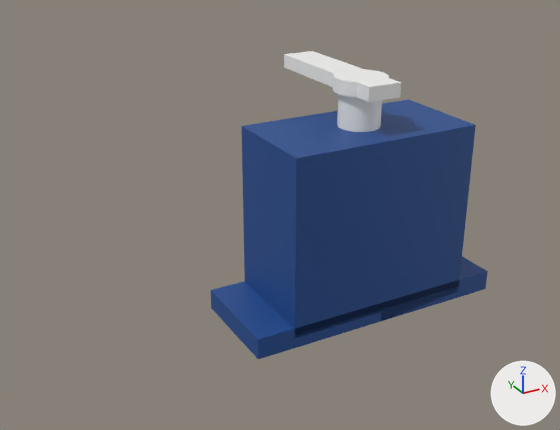
One commit to the glTF model parts/servo-sg90/servo-sg90.glb: the scene before it, then after it.
One viewpoint serves both versions: a 50 mm camera at (-0.0477, -0.0686, 0.0475) aimed at (-0.0076, 0.0044, 0.011). The axes (+X, +Y, +Z) are drawn at lower right. The lights are the same throughout. The picture after the commit comes second. Where no turn or scale is listed for an object, it has been applied to the vertices. Vertices at exactly the same position are counted once.
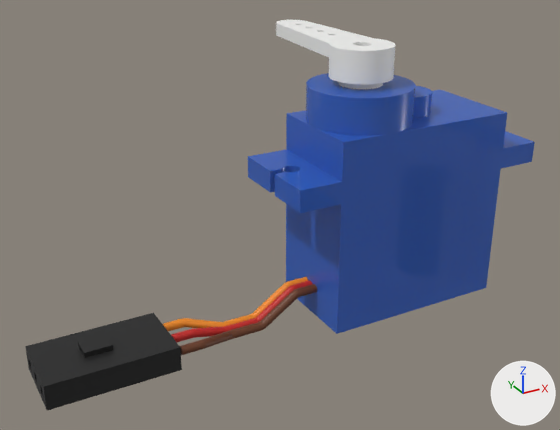
Boxes [x1, y1, x2, y2] around the edits, measured in the pictures (560 x 430 px):
'Mesh_0', recoloured, reshaped, moved
    before: [211, 99, 488, 359]
    after: [248, 73, 535, 334]
'Mesh_4', added (black)
    after: [25, 313, 182, 410]
'Mesh_3', added
    after: [276, 20, 395, 85]
'Mesh_2', recoloured, reshaped, moved
    before: [284, 51, 401, 102]
    after: [338, 82, 383, 89]
'Mesh_1', recoloured
    both: [337, 94, 382, 132]
'Mesh_5', added
    after: [180, 284, 317, 355]
'Mesh_6', added
    after: [171, 280, 312, 342]
'Mesh_7', added
    after: [163, 277, 308, 331]
part 2 of me_mesh_1, deleted
    before: [337, 94, 382, 132]
part 3 of me_mesh_2, added
    after: [338, 82, 383, 89]
part 4 of me_mesh_2, deleted
    before: [284, 51, 401, 102]

Edits to the bpy script that builds the scene:
```text
Change mat_mat_0:
    mat_mat_0.base_color: (0.0137, 0.0723, 0.275) -> (0.0262, 0.122, 0.578)  # blue #1f4c8f -> blue #2d62c8
Change mat_mat_1:
    mat_mat_1.base_color: (0.905, 0.905, 0.888) -> (0.0242, 0.0252, 0.0307)  # white #f4f4f2 -> dark grey #2b2c31
Change me_mesh_0:
    remove me_mesh_0.from_pydata(...)  # 16 vertices, 24 faces; spans x -0.016..0.016, y -0.0061..0.0061, z -0.011..0.011
    add me_mesh_0.from_pydata(...)  # 321 vertices, 638 faces; spans x -0.0109..0.0213, y -0.0059..0.0059, z 0.0..0.0267
    me_mesh_0 part 1: 16 vertices removed from x -0.016..0.016, y -0.0061..0.0061, z -0.011..0.011; 321 vertices added at x -0.0109..0.0213, y -0.0059..0.0059, z 0.0..0.0267
Change me_mesh_1:
    remove me_mesh_1.from_pydata(...)  # 84 vertices, 164 faces; spans x -0.0024..0.0024, y -0.00239..0.00239, z -0.002..0.002
    add me_mesh_1.from_pydata(...)  # 84 vertices, 164 faces; spans x -0.003..0.003, y -0.00299..0.00299, z -0.00625..0.00625
    me_mesh_1 part 2: 84 vertices removed from x -0.0024..0.0024, y -0.00239..0.00239, z -0.002..0.002
    other edits to the shape of me_mesh_1 do not show in these pictures
Change me_mesh_2:
    remove me_mesh_2.from_pydata(...)  # 60 vertices, 116 faces; spans x -0.003..0.003, y -0.0045..0.0135, z 0.026..0.0276
    remove me_mesh_2.materials.append(mat_mat_1)  # white #f4f4f2
    add me_mesh_2.from_pydata(...)  # 84 vertices, 164 faces; spans x -0.0024..0.0024, y -0.0024..0.0024, z -0.0008..0.0008
    me_mesh_2 part 3: 84 vertices added at x -0.0024..0.0024, y -0.0024..0.0024, z -0.0008..0.0008, forming a 42-sided cylinder along z
    me_mesh_2 part 4: 60 vertices removed from x -0.003..0.003, y -0.0045..0.0135, z 0.026..0.0276
    add me_mesh_2.materials.append(mat_mat_2)  # white #f4f4f2
Change ob_mesh_0:
    ob_mesh_0.location: (0.0, 0.0, 0.011) -> (0.0, 0.0, 0.0)
Change ob_mesh_2:
    ob_mesh_2.location: (0.0, 0.0, 0.0) -> (0.0, 0.0, 0.02745)
Add ob_mesh_7:
    ob_mesh_7 = bpy.data.objects.new('Mesh_7', me_mesh_7)  # 840 vertices, 1676 faces; spans x -0.0234..-0.0051, y 0.0005..0.003, z 0.0..0.004; in mat_mat_6 (orange #f28c1c)
    ob_mesh_7.location = (0.0, 0.0, 0.0)
Add ob_mesh_6:
    ob_mesh_6 = bpy.data.objects.new('Mesh_6', me_mesh_6)  # 840 vertices, 1676 faces; spans x -0.0234..-0.0051, y -0.0005..0.0005, z 0.0..0.004; in mat_mat_5 (red #c8231e)
    ob_mesh_6.location = (0.0, 0.0, 0.0)
Add ob_mesh_5:
    ob_mesh_5 = bpy.data.objects.new('Mesh_5', me_mesh_5)  # 840 vertices, 1676 faces; spans x -0.0234..-0.0051, y -0.003..-0.0005, z 0.0..0.004; in mat_mat_4 (brown #6b3a1e)
    ob_mesh_5.location = (0.0, 0.0, 0.0)
Add ob_mesh_4:
    ob_mesh_4 = bpy.data.objects.new('Mesh_4', me_mesh_4)  # 42 vertices, 76 faces; spans x -0.0379..-0.0239, y -0.00395..0.00395, z 0.0..0.0034; in mat_mat_3 (black #1a1a1a)
    ob_mesh_4.location = (0.0, 0.0, 0.0)
Add ob_mesh_3:
    ob_mesh_3 = bpy.data.objects.new('Mesh_3', me_mesh_3_1)  # 551 vertices, 1114 faces; spans x -0.0035..0.0035, y -0.0035..0.017, z 0.0275..0.031; in mat_mat_2 (white #f4f4f2)
    ob_mesh_3.location = (0.0, 0.0, 0.0)
```
